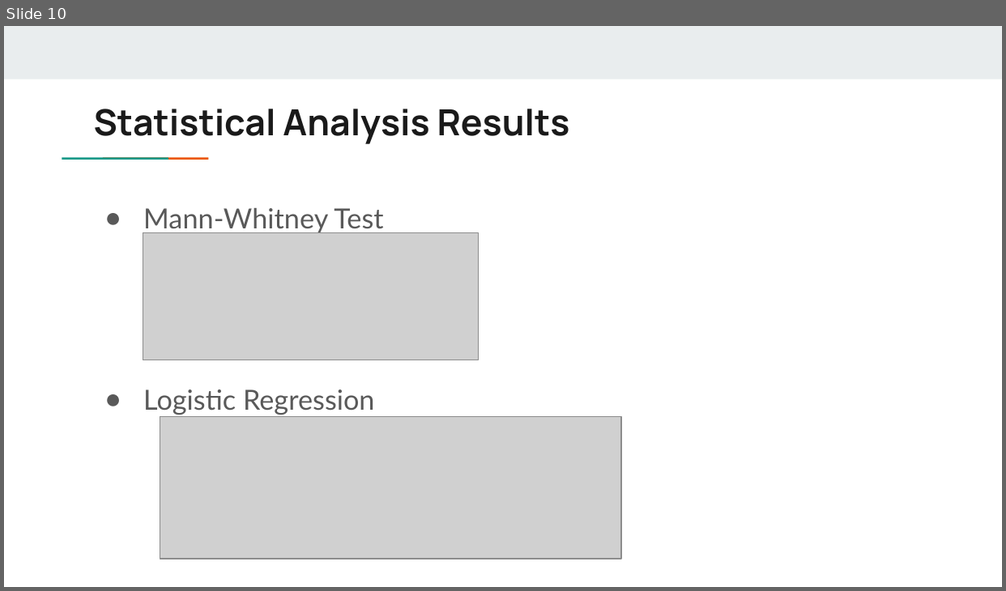
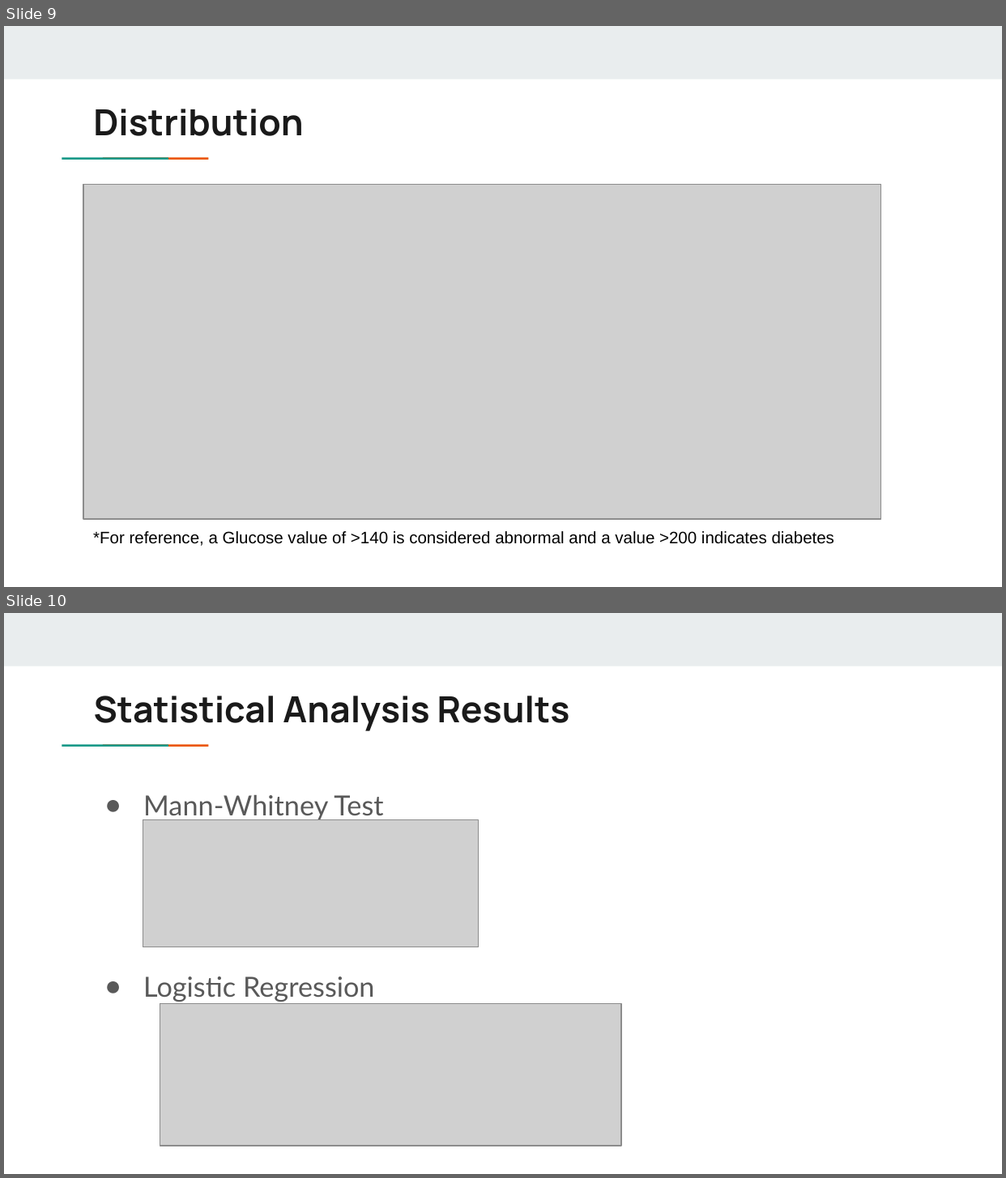
Before and after one commit to zrfrere/706_Glucose_vs_MI, a slide deck: Project 5_powerpoint.pptx. Shown one above the other, each under a label of ours: slide 10 before the commit, slides 9 and 10 after it. The pictures are 1006x591 and 1006x1178 pixels, drawn with LibreOffice and Linux fonts; fonts in the diff are those of the drawing; grey boxes stand for pictures. Boxes give left, top, right and bottom in pixels: in the first picture for what was removed or moved away, otherwise in the second. Text is boxed around its words. In the diff, an @@ line names an element or a change of style, - is before the commit and + after.

Commit message:
Added Glucose benchmark value

```diff
--- a/Project 5_powerpoint.pptx
+++ b/Project 5_powerpoint.pptx
@@ slide 9 added at <box>4,26,1002,587</box>, background #FFFFFF; not listed: 3 template elements that a slide beside it also shows @@
@@ title added at <box>93,109,303,136</box>, 26 pt, text #1A1A1A, bold @@
+Distribution
@@ picture added at <box>84,185,881,519</box> @@
@@ text added at <box>93,531,834,546</box>, 12 pt, text #000000 @@
+*For reference, a Glucose value of >140 is considered abnormal and a value >200 indicates diabetes
```
Also in this commit, not shown: 1 slide removed.
